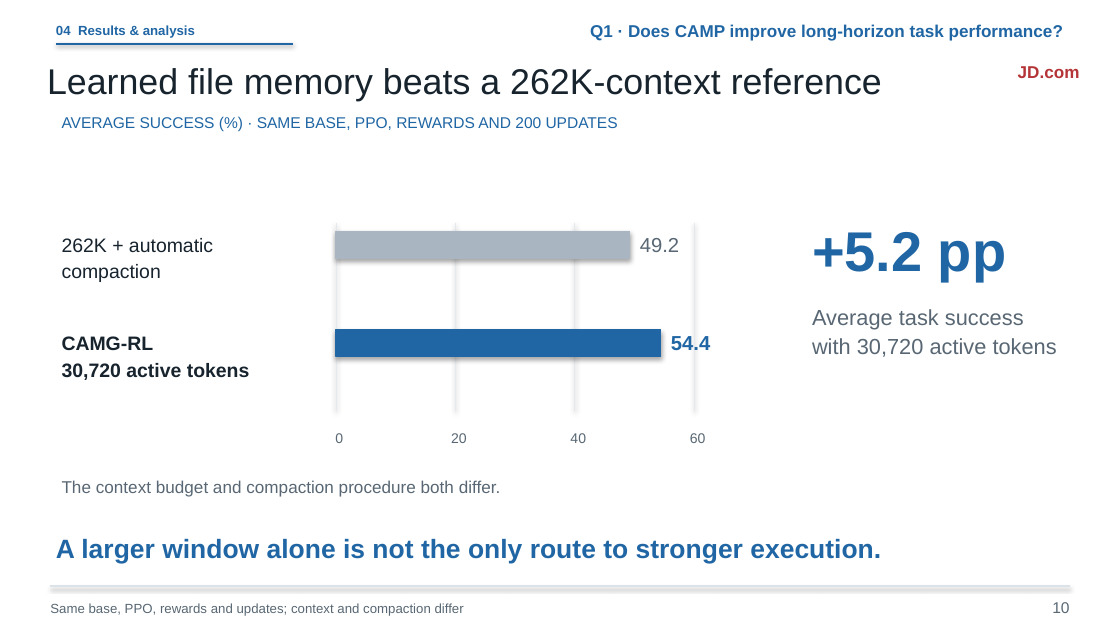
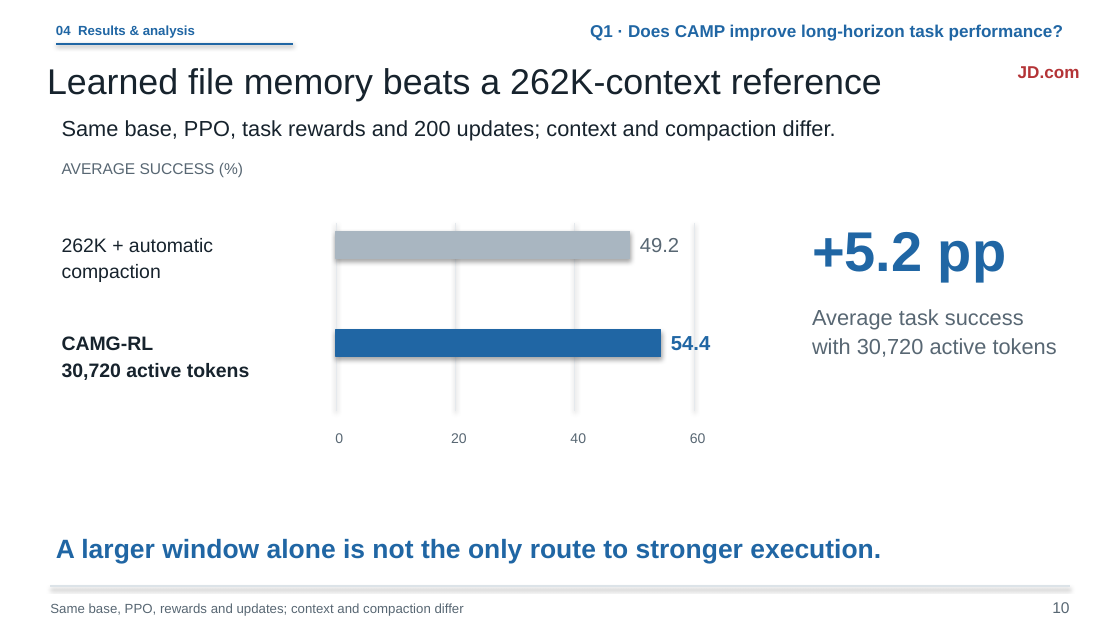
Before and after one commit to liruiluo/agentmemorygym, a slide deck: slide 10 of assets/slides/coding-agent-memory-post-training-slides.pptx. Drawn at 1120x630 pixels with LibreOffice and Linux fonts; fonts in the diff are those of the drawing. Boxes give left, top, right and bottom in pixels: in the first picture for what was removed or moved away, otherwise in the second. Text is boxed around its words. In the diff, an @@ line names an element or a change of style, - is before the commit and + after.

```diff
--- a/assets/slides/coding-agent-memory-post-training-slides.pptx
+++ b/assets/slides/coding-agent-memory-post-training-slides.pptx
@@ text at (62, 120, 836, 141): text changed; size 10 to 14 pt; text colour #2066A4 to #17232D @@
-AVERAGE SUCCESS (%) · SAME BASE, PPO, REWARDS AND 200 UPDATES
+Same base, PPO, task rewards and 200 updates; context and compaction differ.
@@ text added at (62, 163, 215, 174), 10 pt, text #586773 @@
+AVERAGE SUCCESS (%)
@@ text removed at (62, 480, 501, 497) @@
-The context budget and compaction procedure both differ.
```
Also in this commit, not shown: 6 other slides changed, 10 other files.
